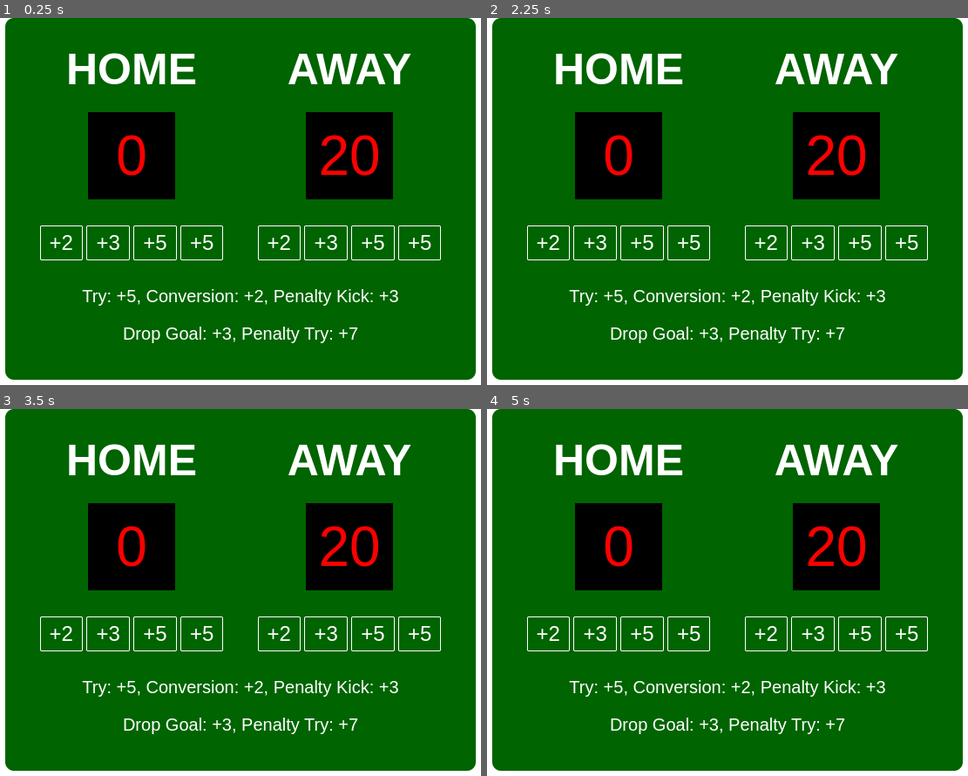
Above: before the commit, frames 1-4 (two rows, left to right).
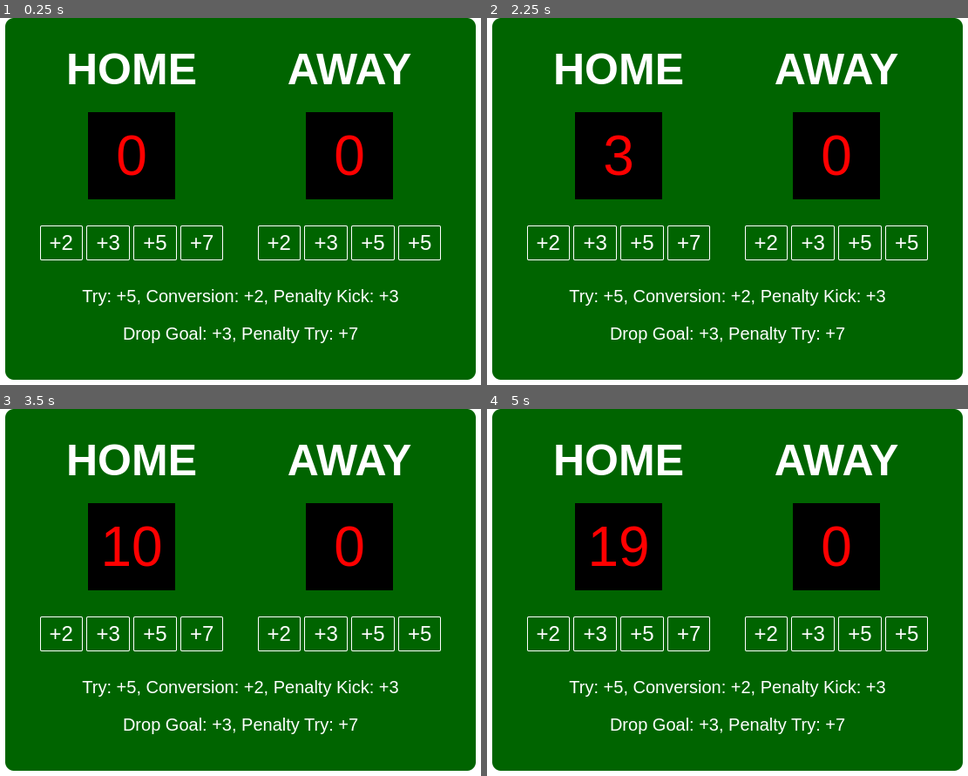
Above: after the commit, the same moments.

Repository: SteveBenton6/game-scorecard-app
Game: browser game, page index.html
Two runs of this game, one before a commit and one after it. Both use one fixed random seed, a clock stepped at 60 frames per second and the inputs below.
Inputs:
- Up to frame 1 (0.25 s): no input
- Up to frame 2 (2.25 s): click "+3" at 1.27 s; click "+5" at 1.87 s; click "+3" at 2.02 s
- Up to frame 3 (3.5 s): click "+2" at 2.47 s; click "+5" (after the commit: "+7") at 3.07 s
- Up to frame 4 (5 s): click "+5" at 3.67 s; click "+5" at 4.27 s; click "+2" at 4.52 s; click "+2" at 4.87 s

The runs differ from the first frame. In frame 1, 0.7% of the frame differs, in the area x 42-79%, y 31-64%; in frame 2, 0.9%; in frame 3, 1.4%, in the area x 21-79%, y 31-64%; in frame 4, 1.4%.

Commit message:
add scoring from buttons for home team

Diff:
--- a/index.html
+++ b/index.html
@@ -12,10 +12,10 @@
         <div>
           <h3>HOME</h3>
           <p id="home-score" class="score"></p>
-          <button id="home-two" class="btn">+2</button>
-          <button id="home-three" class="btn">+3</button>
-          <button id="home-five" class="btn">+5</button>
-          <button id="home-seven" class="btn">+5</button>
+          <button id="home-two" class="btn" onclick="score2home()">+2</button>
+          <button id="home-three" class="btn" onclick="score3home()">+3</button>
+          <button id="home-five" class="btn" onclick="score5home()">+5</button>
+          <button id="home-seven" class="btn" onclick="score7home()">+7</button>
         </div>
         <div>
           <h3>AWAY</h3>
--- a/script.js
+++ b/script.js
@@ -1,8 +1,32 @@
 const homeScoreEl = document.getElementById("home-score");
 const awayScoreEl = document.getElementById("away-score");
 
-const homeScore = 0;
-const awayScore = 20;
+let homeScore = 0;
+let awayScore = 0;
 
-homeScoreEl.textContent = homeScore;
-awayScoreEl.textContent = awayScore;
+displayScore();
+
+function displayScore() {
+  homeScoreEl.textContent = homeScore;
+  awayScoreEl.textContent = awayScore;
+}
+
+function score2home() {
+  homeScore += 2;
+  displayScore();
+}
+
+function score3home() {
+  homeScore += 3;
+  displayScore();
+}
+
+function score5home() {
+  homeScore += 5;
+  displayScore();
+}
+
+function score7home() {
+  homeScore += 7;
+  displayScore();
+}
